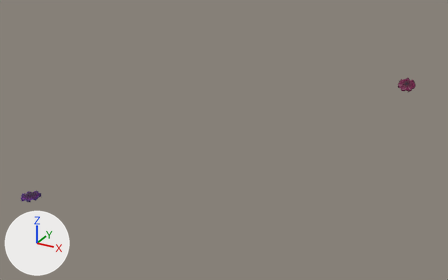
A saved change to the glTF model app/src/main/assets/models/mushroom.glb.
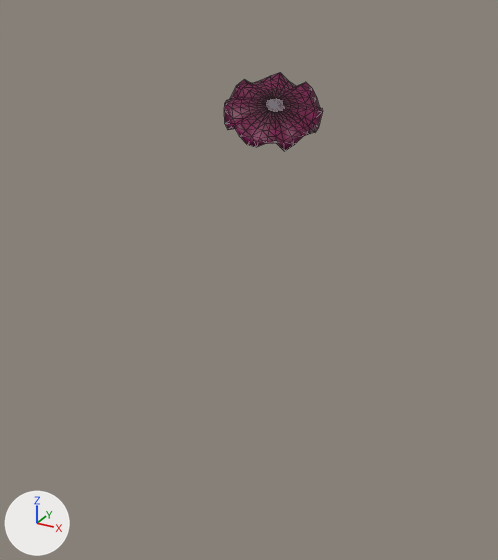
Each version appears first whole from a 50 mm lens placed at (128.5, -90.8, 55.0), pointed at (86.9, -15.2, 17.3), and next in a close-up on the part from 80% to 100% of the width and 23% to 60% of the height. Every picture has the same lights, and +X, +Y and +Z are marked at lower left. The older version's two pictures come first. The close-ups show mesh edges as thin lines. Where no turn or scale is listed for an object, it has been applied to the vertices.

Objects in the first close-up: 'Body'.
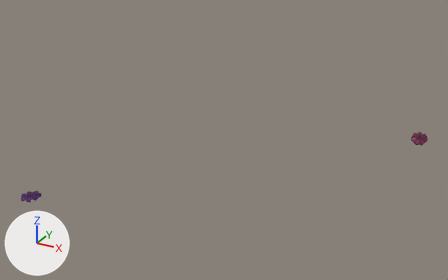
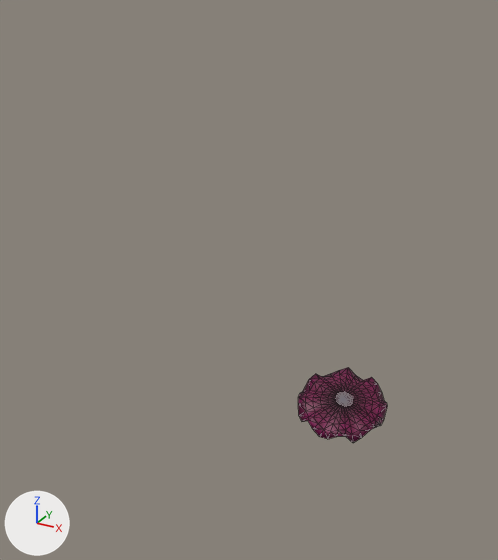
The newer file is also turned or shifted as a whole; pictures and numbers use the older file's frame.

What changed in the scene script:
```text
Change me_body_001:
    used by ob_body; location = (0.0, 0.0, 0.0)
    remove me_body_001.from_pydata(...)  # 450 vertices, 832 faces; spans x 55.4..113.3, y -28.7..-10.6, z 5.0..29.8
    add me_body_001.from_pydata(...)  # 450 vertices, 832 faces; spans x 55.4..114.6, y -28.7..-3.7, z 5.0..19.8
    me_body_001 part 1: the loose piece of 225 vertices spanning x 111.0..113.3, y -12.9..-10.6, z 28.4..29.8 is moved by (1.3, 6.9, -10.0)
```

Changed parts and their boxes (x1, y1, x2, y2) in the close-ups (498 x 560 px):
'Body', reshaped: before (224, 72, 323, 152); after (298, 368, 387, 443)
